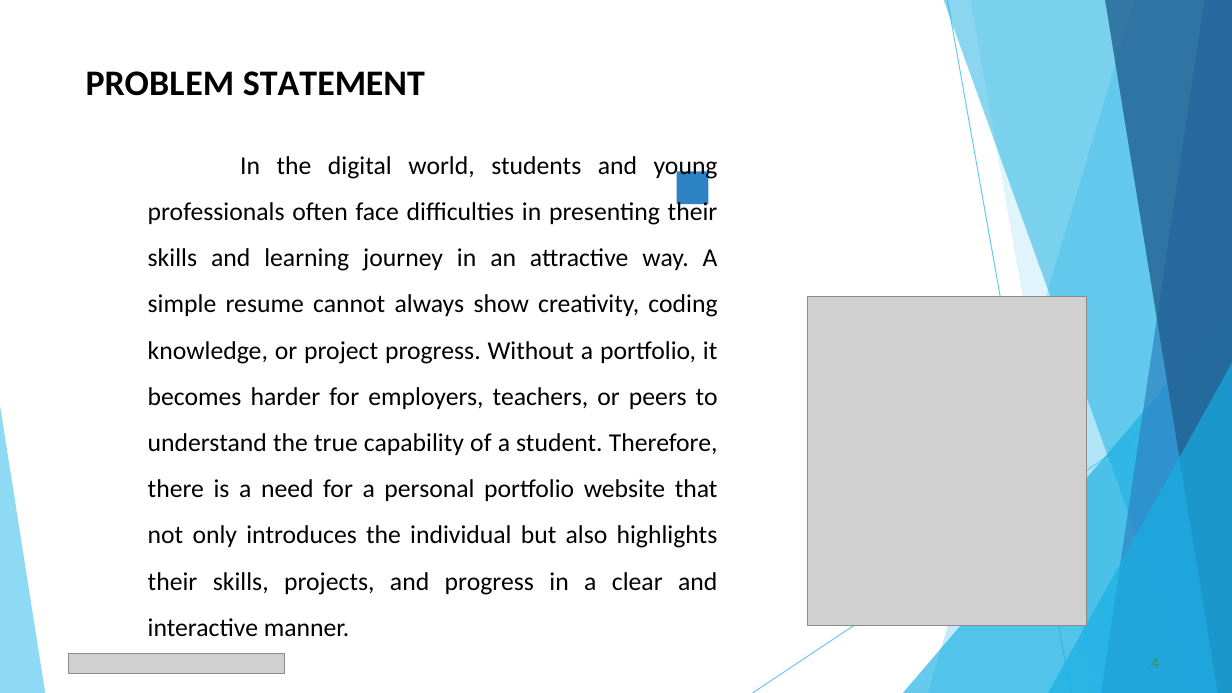
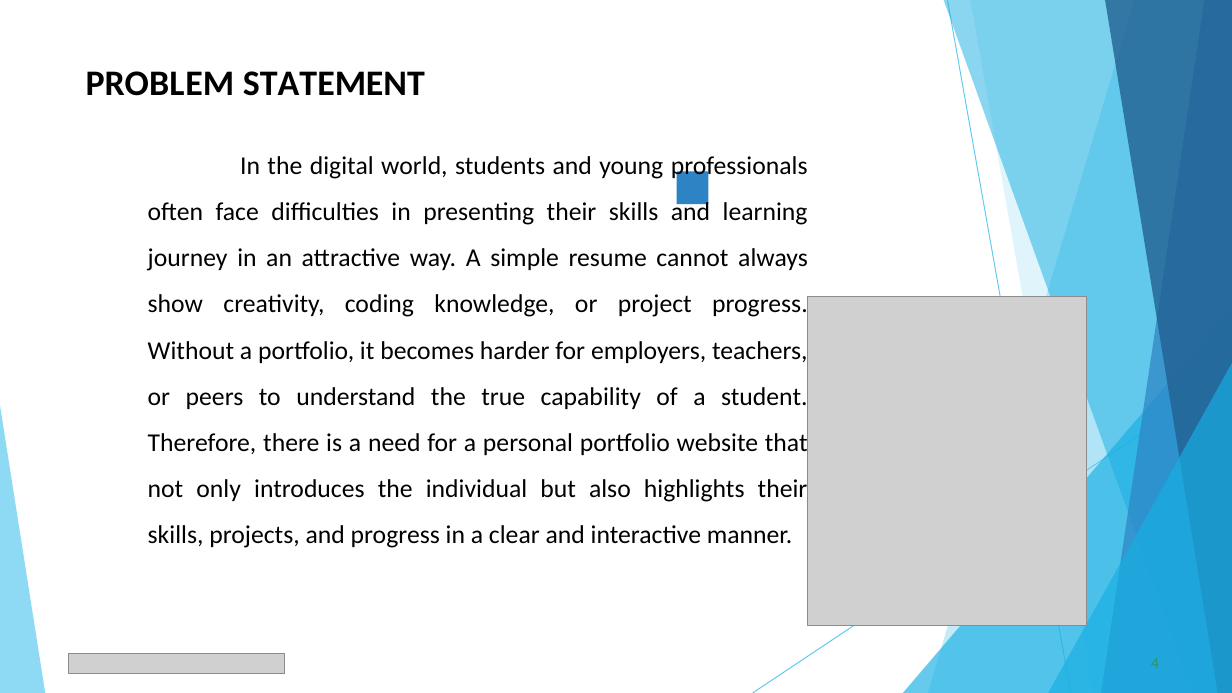
Before and after one commit to shamkumar17356-afk/TNSDC-FWD-DP, a slide deck: slide 4 of PPT FWD TNSDC(NM _SK) 2025.pptx. Drawn at 1232x693 pixels with LibreOffice and Linux fonts; fonts in the diff are those of the drawing; grey boxes stand for pictures. Boxes give left, top, right and bottom in pixels: in the first picture for what was removed or moved away, otherwise in the second. Text is boxed around its words. In the diff, an @@ line names an element or a change of style, - is before the commit and + after.

```diff
--- a/PPT FWD TNSDC(NM _SK) 2025.pptx
+++ b/PPT FWD TNSDC(NM _SK) 2025.pptx
@@ text "In the digital world, students ..." rewrapped from (x1=148, y1=156, x2=718, y2=636) to (x1=148, y1=156, x2=808, y2=548) @@
```
Also in this commit, not shown: 8 other slides changed.
